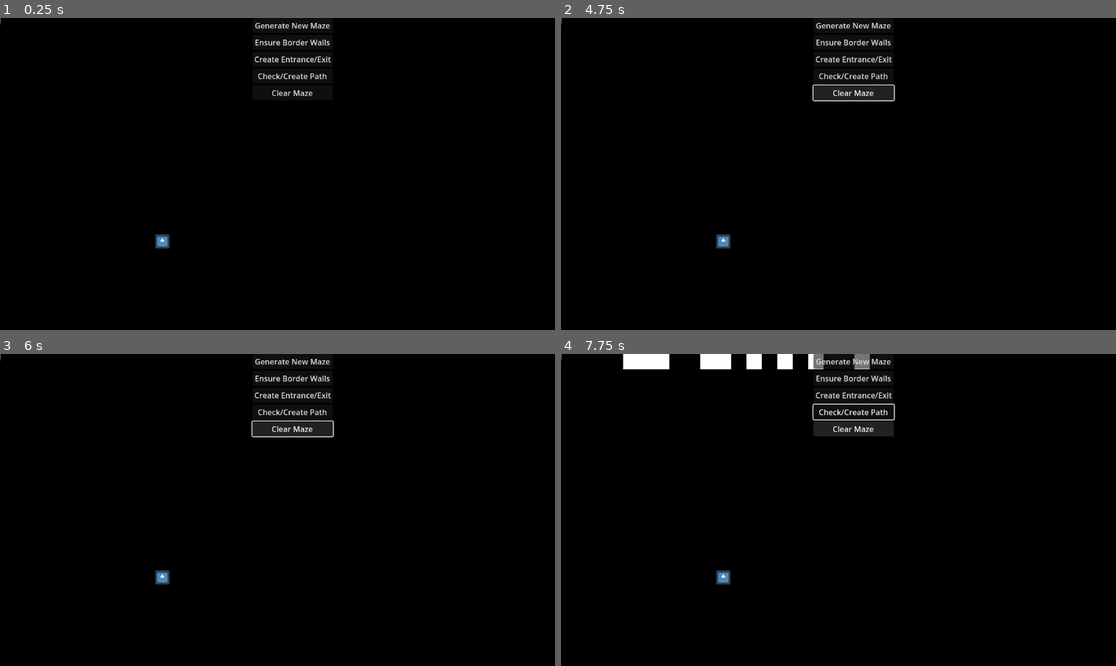
Above: before the commit, frames 1-4 (two rows, left to right).
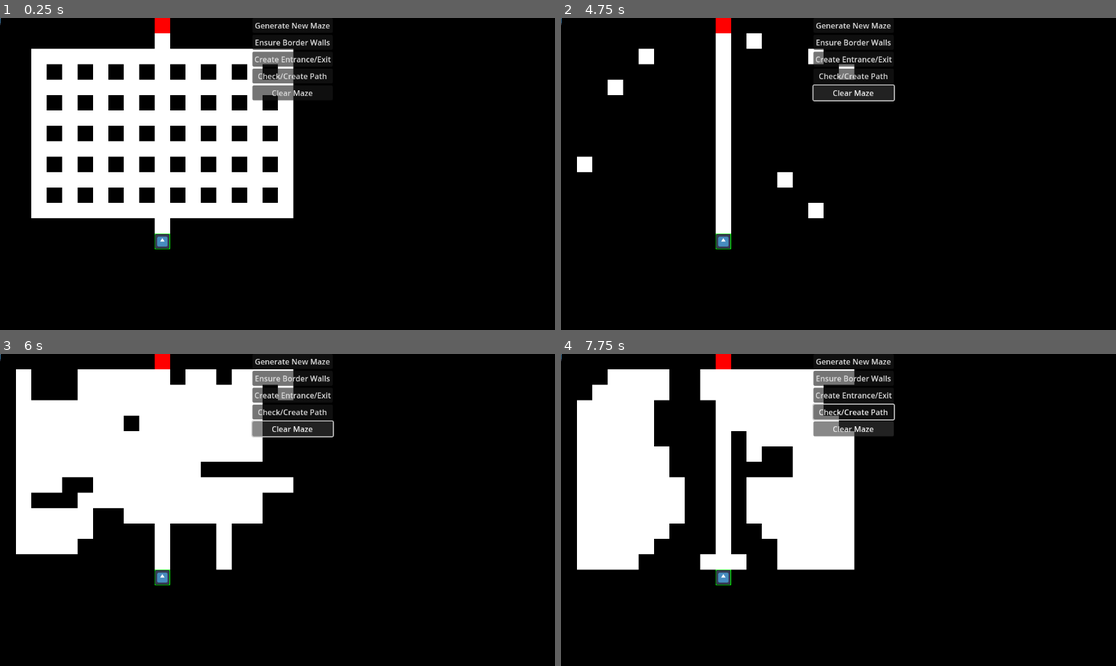
Above: after the commit, the same moments.

Repository: de43gy/complete-darkness-horror-to-pashtet-gamejam
Game: Godot game, scene res://scenes/main/main/main.tscn
Same seed, same stepped clock (60 frames per second), same inputs: the game is played once before the commit and once after it. The engine's default icon, where the game draws it, is replaced by a stand-in: a white triangle on a blue panel in a dark square.
Inputs:
- Up to frame 1 (0.25 s): no input
- Up to frame 2 (4.75 s): click "Generate New Maze" at 0.5 s; click "Generate New Maze" at 1.25 s; click "Ensure Border Walls" at 2 s; click "Check/Create Path" at 2.75 s; click "Clear Maze" at 3.5 s; tap Enter at 4.25 s; hold Right (ui_right) from 4.28 s (still down); tap Space (ui_select) at 4.52 s
- Up to frame 3 (6 s): tap Space (ui_select) at 5, 5.27 s; release Right (ui_right) at 5.03 s; hold Down (ui_down) 5.03-5.78 s; tap Enter at 5.75 s; hold Right (ui_right) from 5.78 s (still down)
- Up to frame 4 (7.75 s): tap Space (ui_select) at 6.5, 6.77, 7.52 s; release Right (ui_right) at 6.53 s; hold Up (ui_up) 6.53-7.28 s; tap Enter at 7.25 s; hold Left (ui_left) from 7.28 s (still down)

The runs differ from the first frame. In frame 1, 21% of the frame differs, in the area x 5-53%, y 0-75%; in frame 2, 3.2%; in frame 3, 22%; in frame 4, 25%, in the area x 2-56%, y 0-75%.
Error before the commit: Invalid call. Nonexistent function 'append' in base 'Dictionary'. (res://scenes/main/labyrinth/labyrinth.gd:81)

Commit message:
fixed a few errors

Diff:
--- a/scenes/main/labyrinth/labyrinth.gd
+++ b/scenes/main/labyrinth/labyrinth.gd
@@ -11,7 +11,7 @@
 @onready var container = $LabyrinthContainer
 
 var maze = []
-var visited = {}
+var visited = []
 var collision_objects = []
 var wall_tiles: Node2D
 var player: CharacterBody2D
@@ -69,7 +69,7 @@
 
 func initialize_maze_arrays():
 	maze = []
-	visited = {}
+	visited = []
 
 	for y in range(HEIGHT):
 		var maze_row = []
